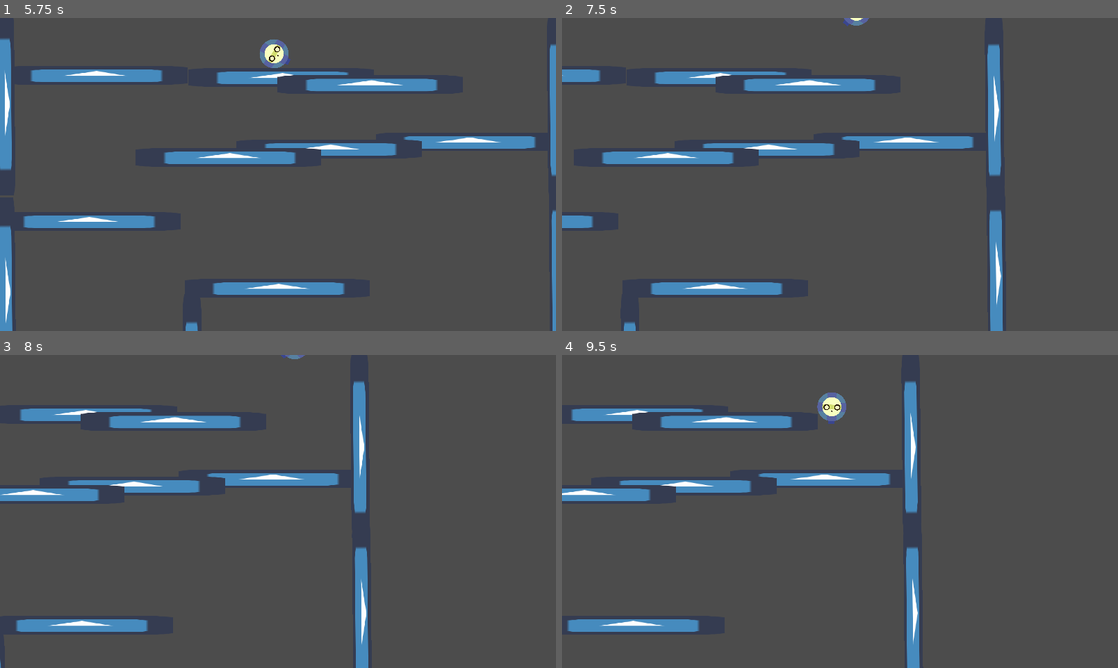
Above: before the commit, frames 1-4 (two rows, left to right).
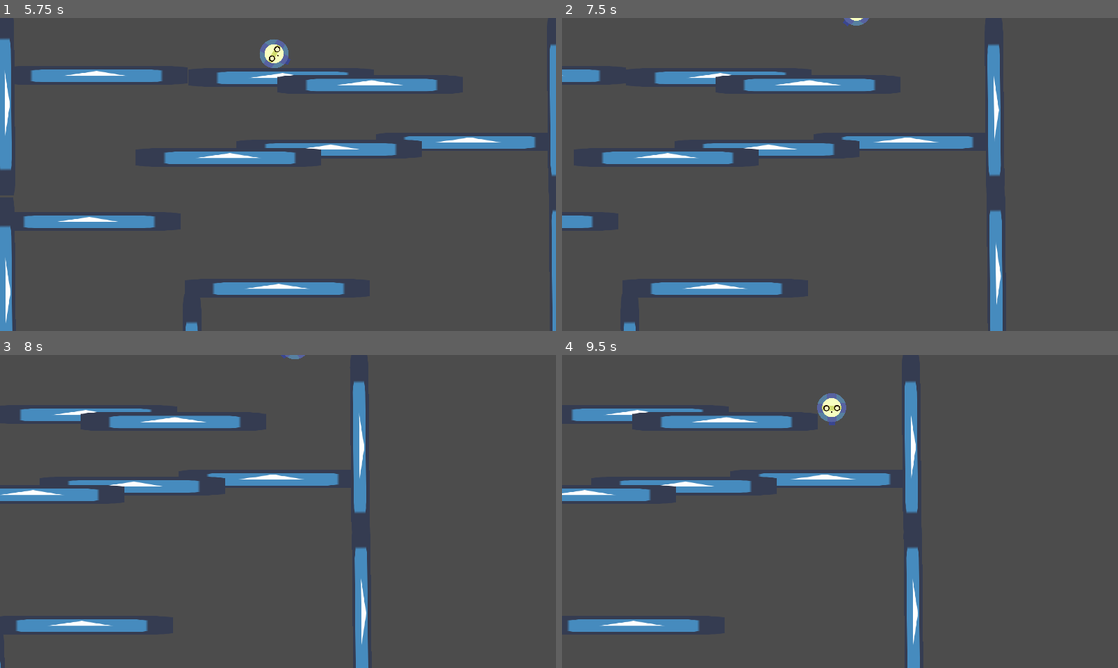
Above: after the commit, the same moments.

Repository: KoshakiDev/GodotWildJam13Mar2021
Game: Godot game, scene res://Levels/DebugLevel.tscn
Same seed, same stepped clock (60 frames per second), same inputs: the game is played once before the commit and once after it. The engine's default icon, where the game draws it, is replaced by a stand-in: a white triangle on a blue panel in a dark square.
Inputs:
- Up to frame 1 (5.75 s): hold Right (move_right) 0.53-2.03 s; tap Space (jump) at 0.77, 1.52, 3.02, 3.77, 4.52 s; hold Left (move_left) 2.03-4.28 s; hold Right (move_right) from 4.28 s (still down)
- Up to frame 2 (7.5 s): keep holding Right (move_right); tap Space (jump) at 6.02, 6.77 s
- Up to frame 3 (8 s): keep holding Right (move_right); tap Space (jump) at 7.52 s
- Up to frame 4 (9.5 s): release Right (move_right) at 8.03 s; hold Left (move_left) from 8.03 s (still down); tap Space (jump) at 9.02 s

Frame 1 is identical in both runs. In frame 2, 0.1% of the frame differs, in the area x 11-80%, y 0-100%; in frame 3, 0.1%; in frame 4, 0.3%, in the area x 45-65%, y 8-100%.

Commit message:
Added connection types
Types are small, medium and large for now.

Diff:
--- a/Modules/Connector.gd
+++ b/Modules/Connector.gd
@@ -2,11 +2,23 @@
 extends Position2D
 
 
+enum Type {
+	Small = 1,
+	Medium = 2,
+	Big = 4,
+}
+
 # The direction of this connector as a string, to make it easier to export.
 export(String, "Left", "Right", "Up", "Down") var direction_string: String setget set_direction_string
 
+export(Type, FLAGS) var connection_type: int = 2
+
 # The direction of this connector (opposite directions can connect).
 var direction := Vector2.ZERO
+
+# Returns true if this connector can connect to the other connector.
+func can_connect(other_connector: Connector) -> bool:
+	return connection_type & other_connector.connection_type != 0
 
 # Used to set the direction of the connector with export hints.
 func set_direction_string(dir: String):
